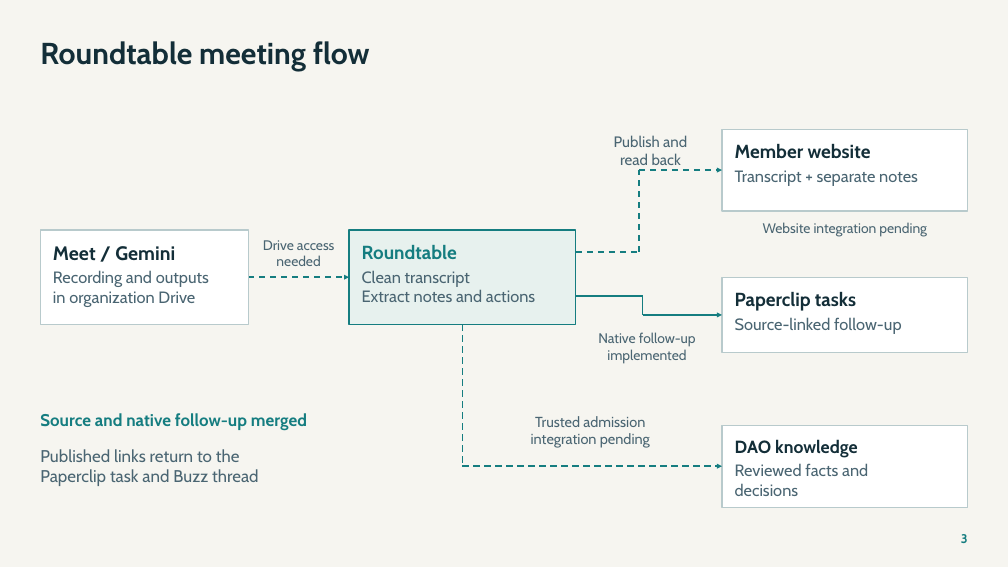
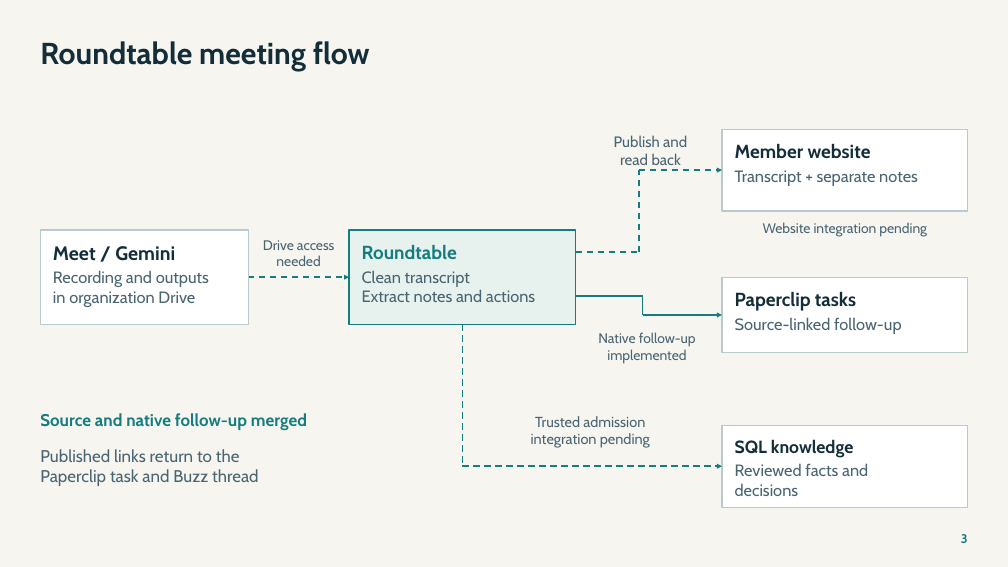
Before and after one commit to NetRxn/Inertia, a slide deck: slide 3 of Inertia-Architecture.pptx. Drawn at 1008x567 pixels with LibreOffice and Linux fonts; fonts in the diff are those of the drawing. Boxes give left, top, right and bottom in pixels: in the first picture for what was removed or moved away, otherwise in the second. Text is boxed around its words. In the diff, an @@ line names an element or a change of style, - is before the commit and + after.

```diff
--- a/Inertia-Architecture.pptx
+++ b/Inertia-Architecture.pptx
@@ text at [735, 439, 853, 458]: text changed @@
-DAO knowledge
+SQL knowledge
```
Also in this commit, not shown: 8 other slides changed, 22 other files.
